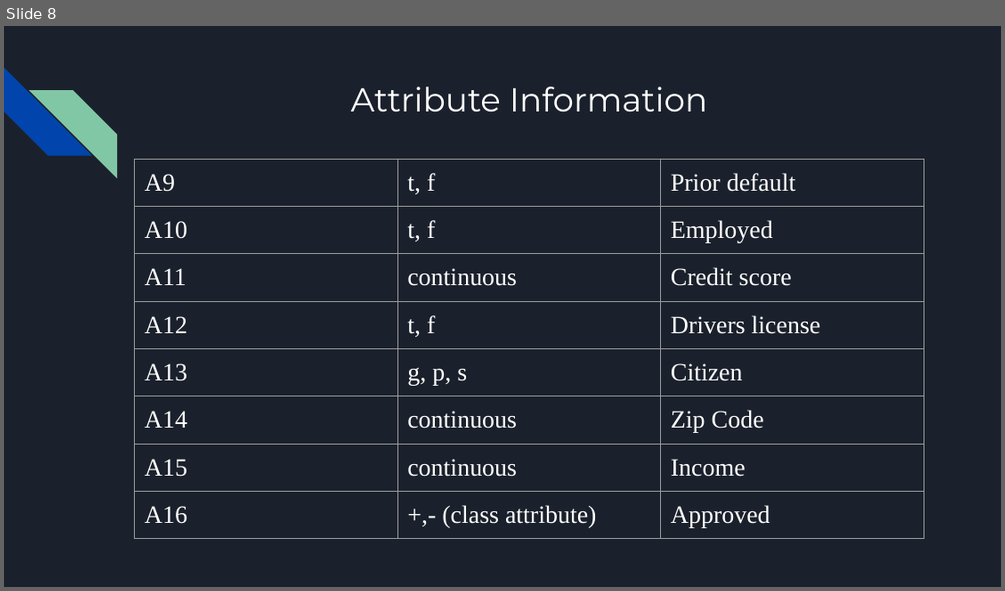
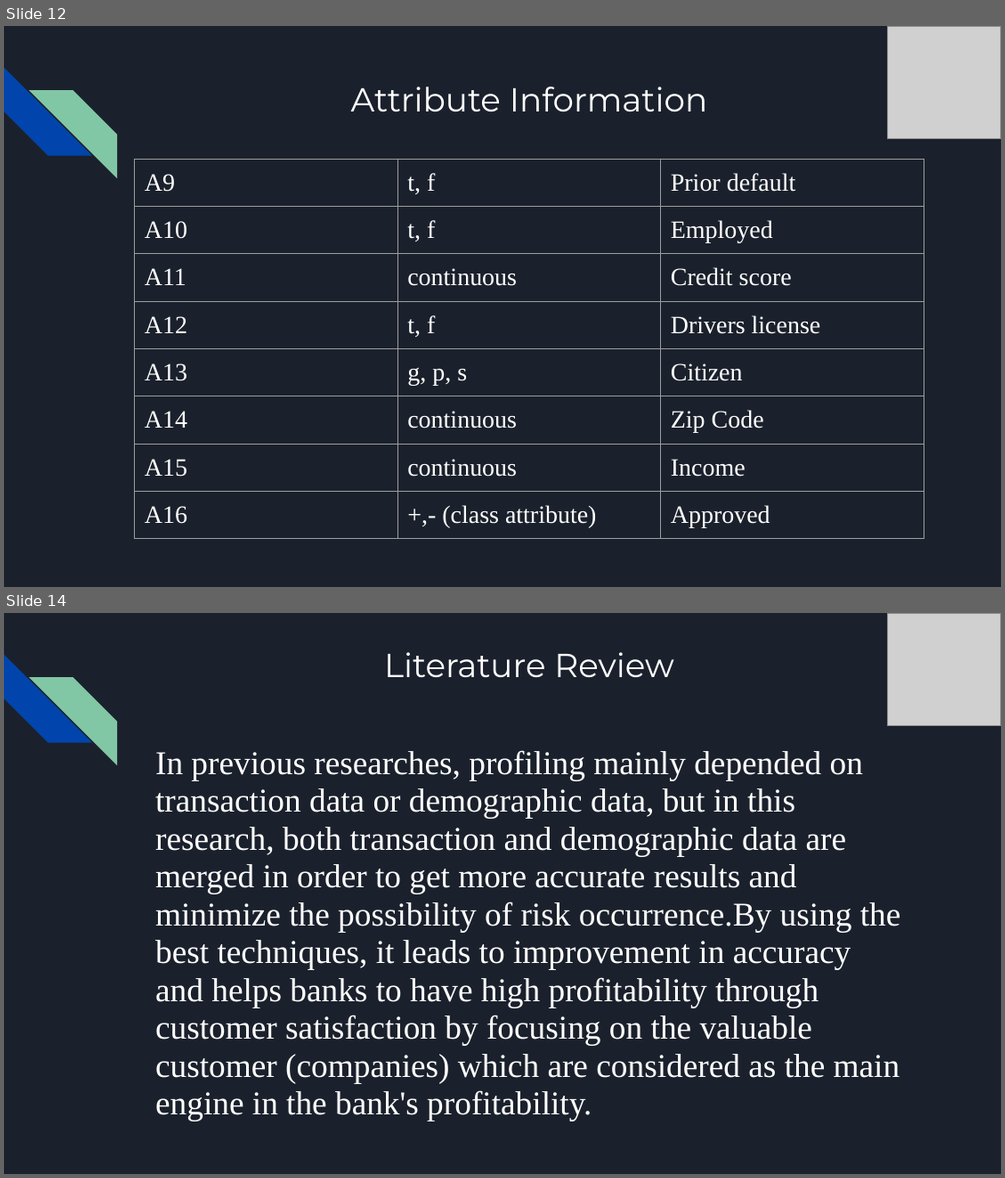
Before and after one commit to Rakesh-Naidu/Credit-card-approval-prediction, a slide deck: Credit Approval Prediction.pptx. Shown one above the other, each under a label of ours: slide 8 before the commit, slides 12 and 14 after it; the slides between them are not shown. The pictures are 1005x591 and 1005x1178 pixels, drawn with LibreOffice and Linux fonts; fonts in the diff are those of the drawing; grey boxes stand for pictures. Boxes give left, top, right and bottom in pixels: in the first picture for what was removed or moved away, otherwise in the second. Text is boxed around its words. In the diff, an @@ line names an element or a change of style, - is before the commit and + after.

```diff
--- a/Credit Approval Prediction.pptx
+++ b/Credit Approval Prediction.pptx
@@ slide 14 added at (4,613,1001,1174), background #1B212C; not listed: 2 template elements that a slide beside it also shows @@
@@ picture added at (887,613,1001,726) @@
@@ title added at (384,652,673,677), 24 pt, text #FFFFFF @@
+Literature Review
@@ text added at (155,750,901,1121), 24 pt, text #FFFFFF @@
+In previous researches, profiling mainly depended on transaction data or demographic data, but in this research, both transaction and demographic data are merged in order to get more accurate results and minimize the possibility of risk occurrence.By using the best techniques, it leads to improvement in accuracy and helps banks to have high profitability through customer satisfaction by focusing on the valuable customer (companies) which are considered as the main engine in the bank's profitability.
@@ what was slide 8 is now slide 12 @@
@@ slide 12 changed as well @@
@@ picture added at (887,26,1001,139) @@
```
Also in this commit, not shown: 13 other slides changed, 25 other slides added, 4 slides removed, 4 other files.
